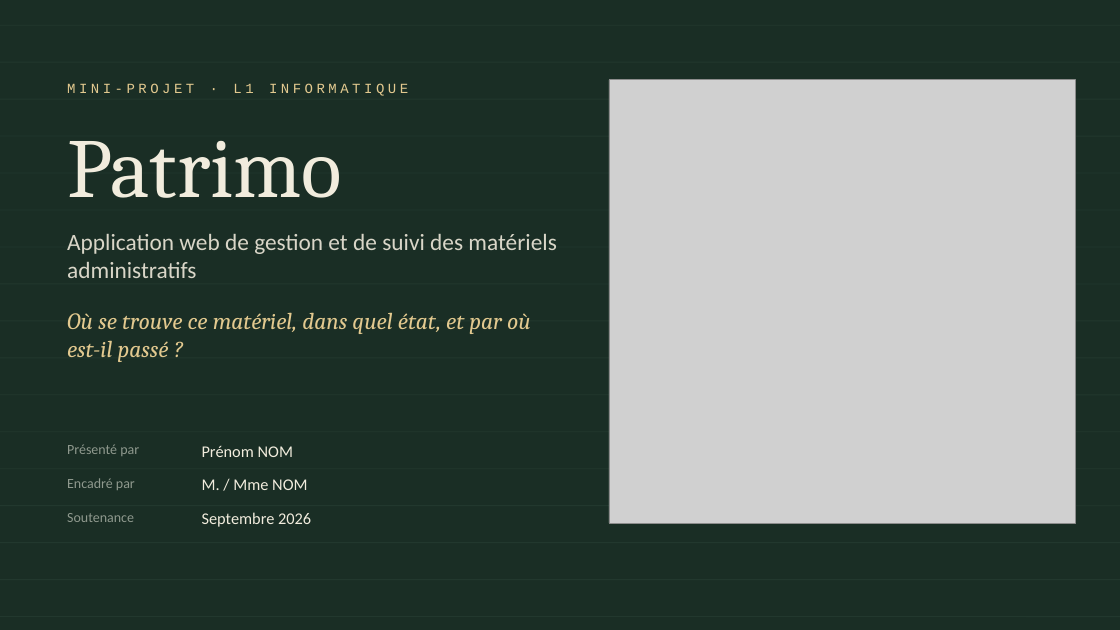
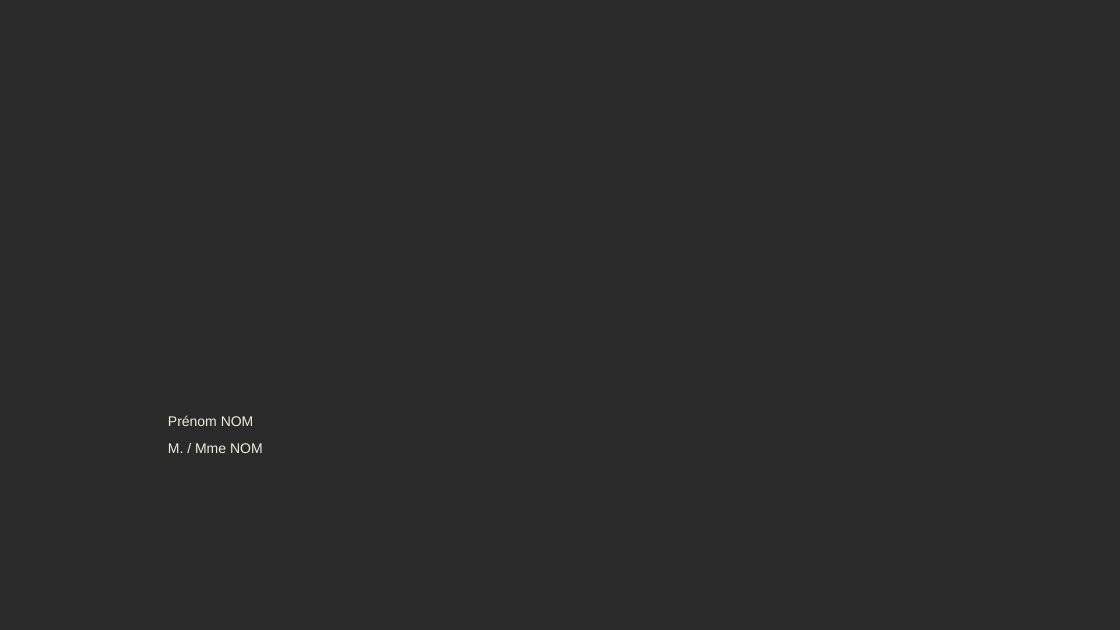
Before and after one commit to 25038-ux/ourwa, a slide deck: slide 1 of livrables/Patrimo_soutenance.pptx. Drawn at 1120x630 pixels with LibreOffice and Linux fonts; fonts in the diff are those of the drawing; grey boxes stand for pictures; background and template pictures are left out; a plain dark background stands for a picture behind light text. Boxes give left, top, right and bottom in pixels: in the first picture for what was removed or moved away, otherwise in the second. Text is boxed around its words. In the diff, an @@ line names an element or a change of style, - is before the commit and + after.

```diff
--- a/livrables/Patrimo_soutenance.pptx
+++ b/livrables/Patrimo_soutenance.pptx
@@ background #1A2E25 to picture (left out) @@
@@ line removed from (0, 25) to (1120, 25) @@
@@ line removed from (0, 62) to (1120, 62) @@
@@ text removed at bbox=[67, 83, 408, 96] @@
-MINI-PROJET · L1 INFORMATIQUE
@@ picture removed at bbox=[609, 80, 1075, 523] @@
@@ line removed from (0, 99) to (1120, 99) @@
@@ line removed from (0, 136) to (1120, 136) @@
@@ text removed at bbox=[67, 141, 342, 198] @@
-Patrimo
@@ line removed from (0, 173) to (1120, 173) @@
@@ line removed from (0, 210) to (1120, 210) @@
@@ text removed at bbox=[67, 234, 556, 278] @@
-Application web de gestion et de suivi des matériels administratifs
@@ line removed from (0, 247) to (1120, 247) @@
@@ line removed from (0, 284) to (1120, 284) @@
@@ line removed from (0, 321) to (1120, 321) @@
@@ text removed at bbox=[67, 312, 531, 362] @@
-Où se trouve ce matériel, dans quel état, et par où est-il passé ?
@@ line removed from (0, 358) to (1120, 358) @@
@@ line removed from (0, 395) to (1120, 395) @@
@@ text "Prénom NOM": place and size @@
-text "Prénom NOM" at bbox=[202, 446, 293, 457]
+text "Prénom NOM" at bbox=[168, 415, 254, 426]
@@ text "Prénom NOM" at bbox=[168, 415, 254, 426]: size 14 to 12 pt, font Calibri to Arial; vertical alignment top to middle @@
@@ line removed from (0, 432) to (1120, 432) @@
@@ text removed at bbox=[67, 444, 139, 456] @@
-Présenté par
@@ text "M. / Mme NOM" at bbox=[168, 443, 263, 453]: size 14 to 12 pt, font Calibri to Arial; vertical alignment top to middle @@
@@ text "M. / Mme NOM": place and size @@
-text "M. / Mme NOM" at bbox=[202, 479, 307, 490]
+text "M. / Mme NOM" at bbox=[168, 443, 263, 453]
@@ line removed from (0, 469) to (1120, 469) @@
@@ text removed at bbox=[67, 478, 135, 490] @@
-Encadré par
@@ line removed from (0, 506) to (1120, 506) @@
@@ text removed at bbox=[67, 513, 134, 522] @@
-Soutenance
@@ text removed at bbox=[202, 512, 311, 527] @@
-Septembre 2026
@@ line removed from (0, 543) to (1120, 543) @@
@@ line removed from (0, 580) to (1120, 580) @@
@@ line removed from (0, 617) to (1120, 617) @@
```
Also in this commit, not shown: 16 slides added, 16 slides removed, 1 other file.
